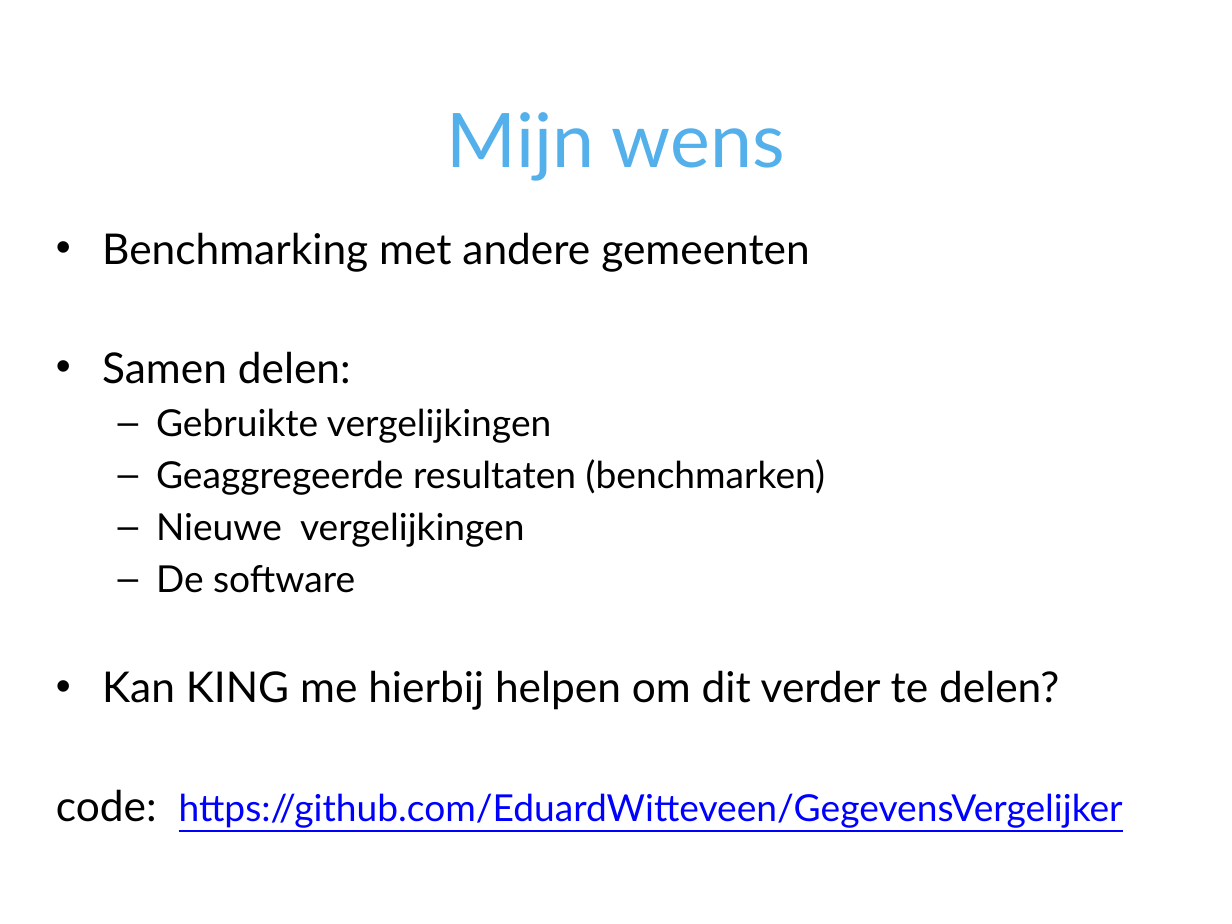
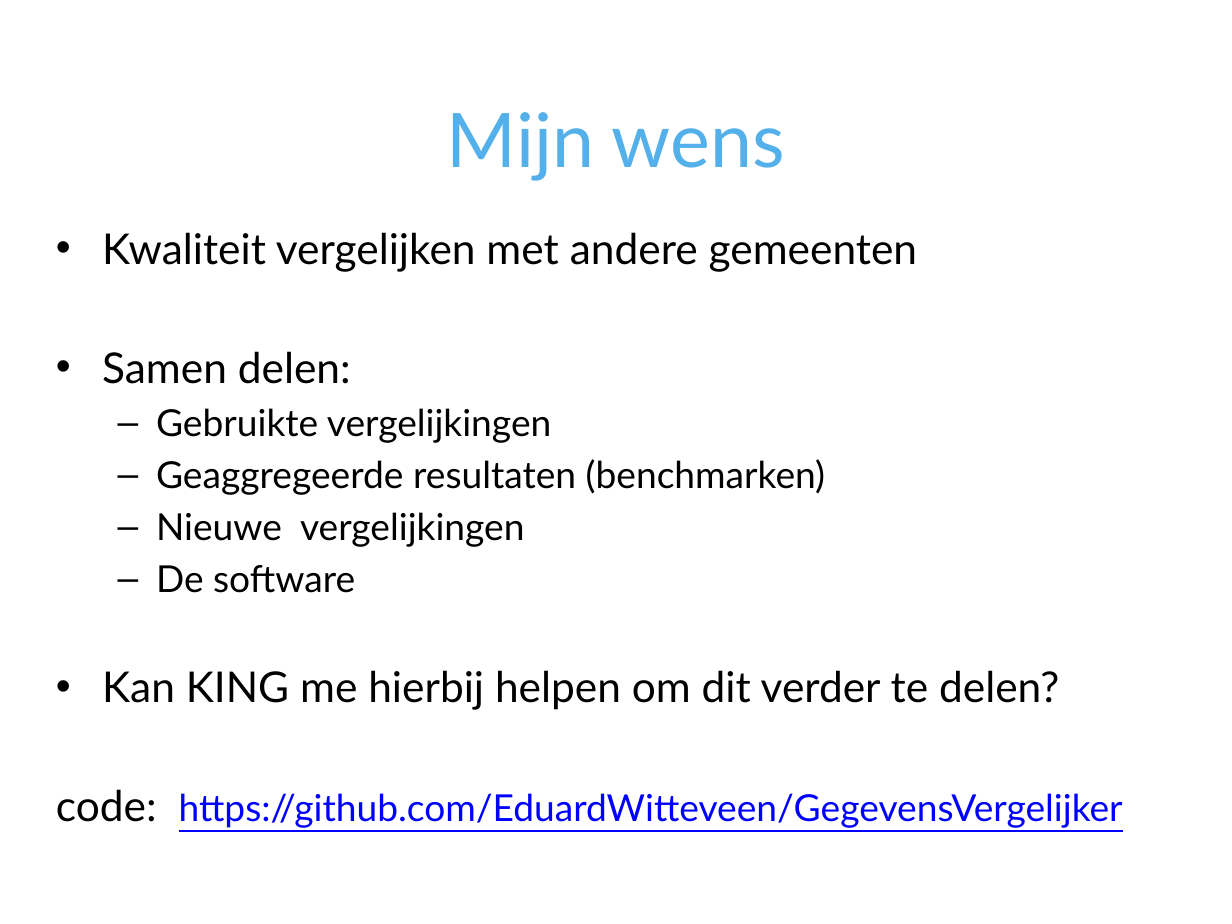
Before and after one commit to VNG-Realisatie/i-Spiegel, a slide deck: slide 10 of doc/GegevensVergelijker.pptx. Drawn at 1232x924 pixels with LibreOffice and Linux fonts; fonts in the diff are those of the drawing; background and template pictures are left out. Boxes give left, top, right and bottom in pixels: in the first picture for what was removed or moved away, otherwise in the second. Text is boxed around its words. In the diff, an @@ line names an element or a change of style, - is before the commit and + after.

```diff
--- a/doc/GegevensVergelijker.pptx
+++ b/doc/GegevensVergelijker.pptx
@@ text at [102, 232, 918, 272]: text changed @@
-• Benchmarking met andere gemeenten
+• Kwaliteit vergelijken met andere gemeenten
```
Also in this commit, not shown: 2 other slides changed, 1 other file.
